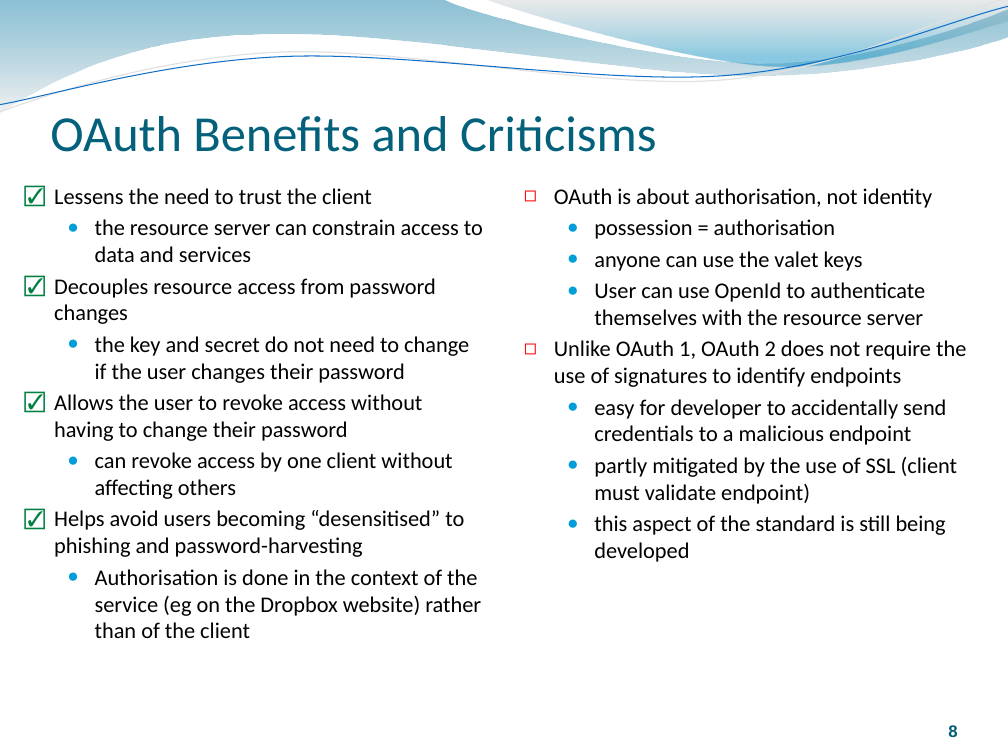
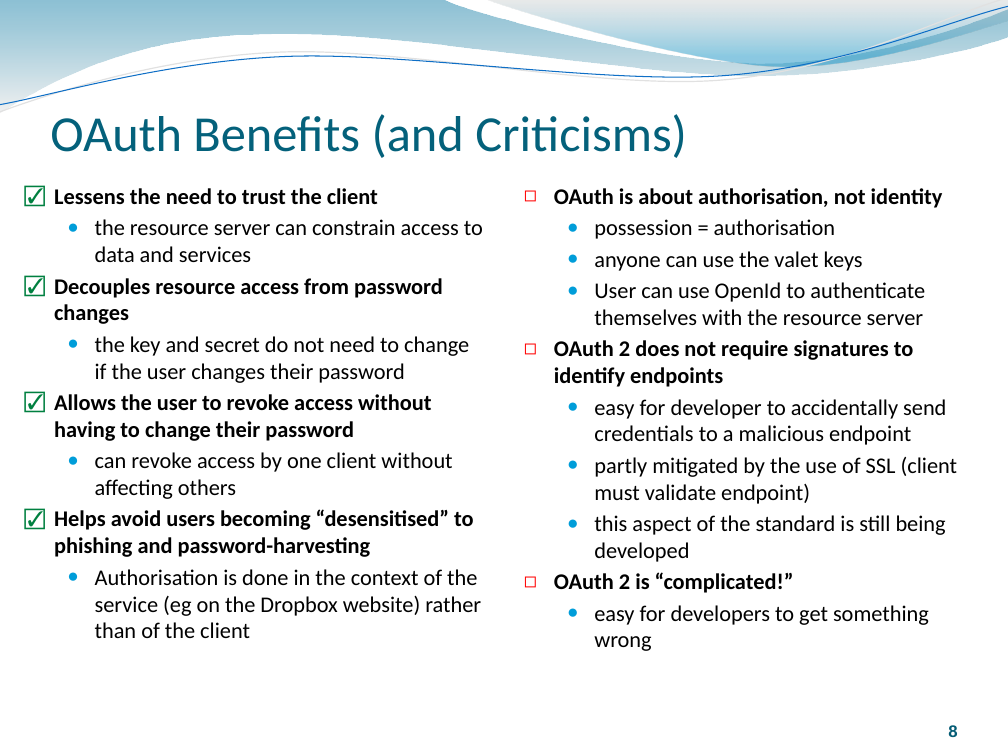
Before and after one commit to rozanski/bcs_spa14, a slide deck: slide 8 of session-materials/Oauth-Session.pptx. Drawn at 1008x756 pixels with LibreOffice and Linux fonts; fonts in the diff are those of the drawing. Boxes give left, top, right and bottom in pixels: in the first picture for what was removed or moved away, otherwise in the second. Text is boxed around its words. In the diff, an @@ line names an element or a change of style, - is before the commit and + after.

```diff
--- a/session-materials/Oauth-Session.pptx
+++ b/session-materials/Oauth-Session.pptx
@@ title at (50, 114, 687, 158): text changed @@
-OAuth Benefits and Criticisms
+OAuth Benefits (and Criticisms)
@@ text at (54, 188, 474, 557): bold on in "Lessens the need to trust the client", "Decouples resource access from password changes", "Allows the user to revoke access without ...", "Helps avoid users becoming “desensitised” to phishing ..." @@
@@ text at (554, 188, 943, 208): bold on in "OAuth is about authorisation, not identity" @@
@@ text at (554, 340, 914, 387): text changed; bold on @@
-◻ Unlike OAuth 1, OAuth 2 does not require the use of signatures to identify endpoints
+◻ OAuth 2 does not require signatures to identify endpoints
@@ text at (554, 572, 929, 651): paragraphs added @@
+◻ OAuth 2 is “complicated!”
+  ● easy for developers to get something wrong
```
Also in this commit, not shown: 16 other slides changed, 3 slides added, 2 other files.
